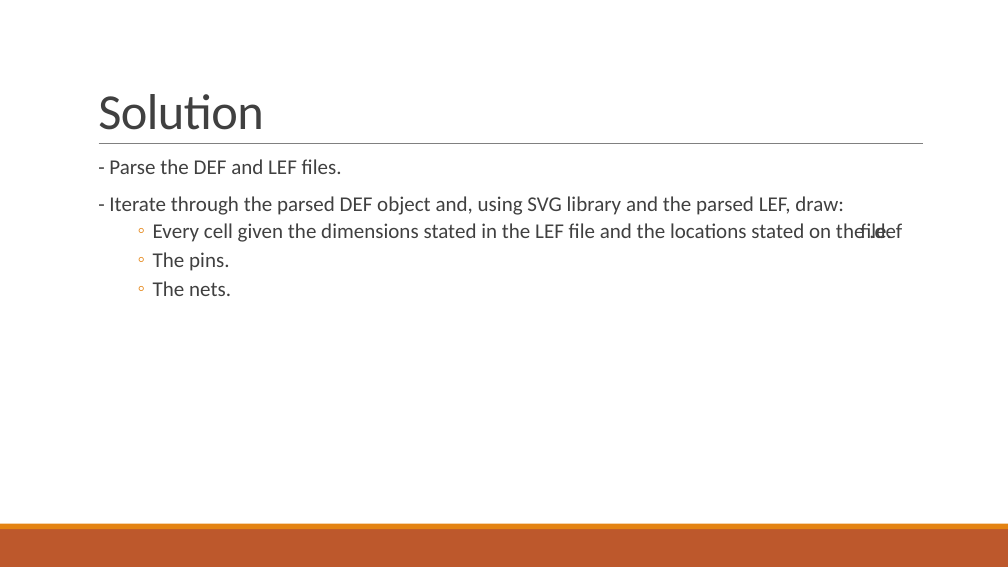
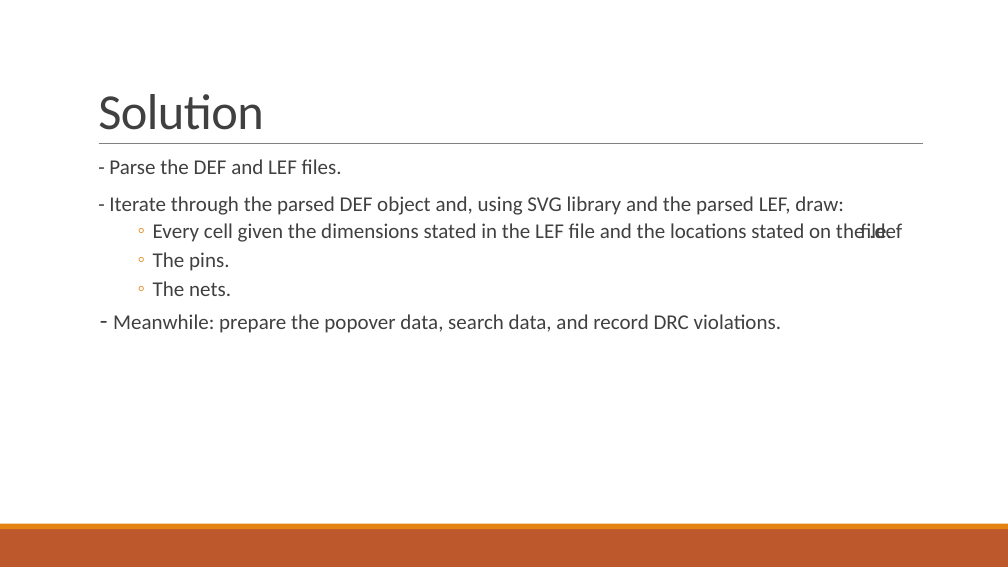
Before and after one commit to AhmedSharaf98/DEF-to-SVG, a slide deck: slide 5 of docs/DEF-LEF to SVG.pptx (slide 4 before the commit). Drawn at 1008x567 pixels with LibreOffice and Linux fonts; fonts in the diff are those of the drawing. Boxes give left, top, right and bottom in pixels: in the first picture for what was removed or moved away, otherwise in the second. Text is boxed around its words. In the diff, an @@ line names an element or a change of style, - is before the commit and + after.

```diff
--- a/docs/DEF-LEF to SVG.pptx
+++ b/docs/DEF-LEF to SVG.pptx
@@ text at bbox=[113, 314, 781, 333]: paragraph added @@
+  - Meanwhile: prepare the popover data, search data, and record DRC violations.
```
Also in this commit, not shown: 1 other slide changed, 2 slides added, 3 other files.
